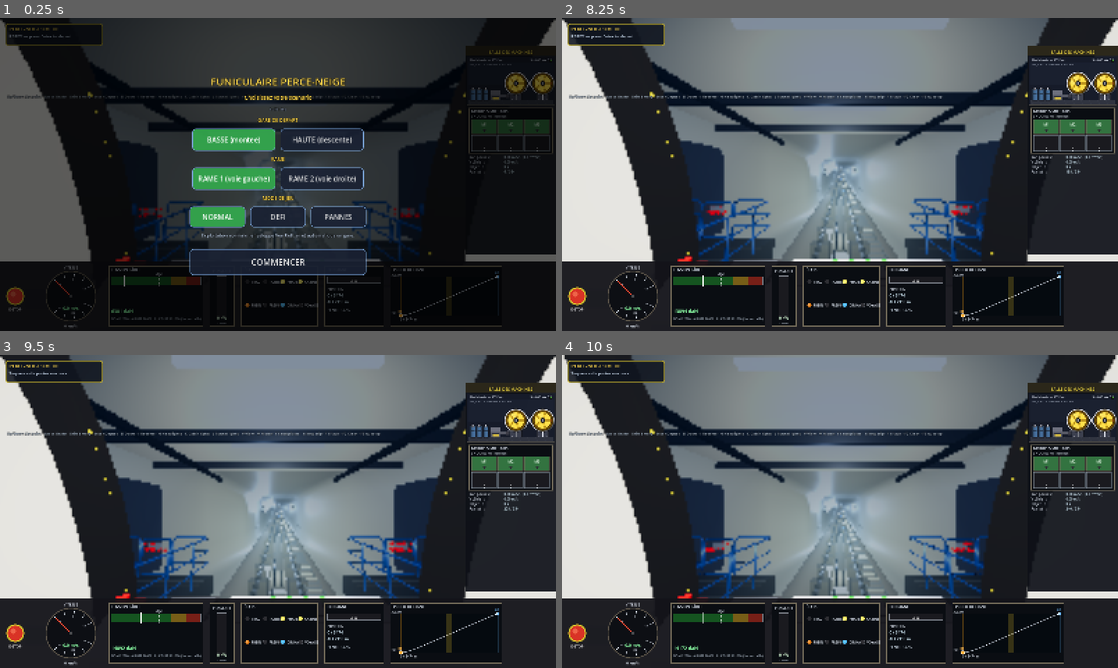
Above: before the commit, frames 1-4 (two rows, left to right).
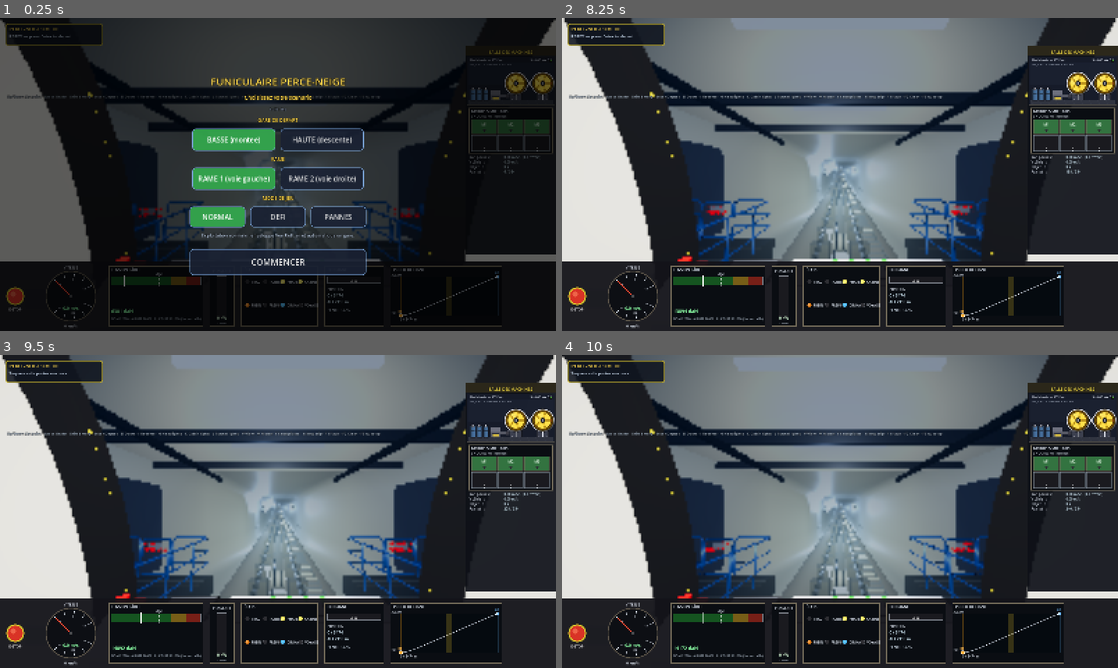
Above: after the commit, the same moments.

Repository: ARP273-ROSE/perce-neige-sim
Game: Godot game, scene res://scenes/main.tscn
Same seed, same stepped clock (60 frames per second), same inputs: the game is played once before the commit and once after it. Sound files missing from this copy of the repository are replaced by a short silence.
Inputs (mouse positions are in pixels of both pictures, inside the frame that each line leads up to):
- Up to frame 1 (0.25 s): no input
- Up to frame 2 (8.25 s): click "NORMAL" at 0.5 s; click "NORMAL" at 1.25 s; click "BASSE (montee)" at 2 s; click "HAUTE (descente)" at 2.75 s; click "RAME 1 (voie gauche)" at 3.5 s; click "RAME 2 (voie droite)" at 4.25 s; click "DEFI" at 5 s; click "NORMAL" at 5.75 s; click "PANNES" at 6.5 s; click "NORMAL" at 7.25 s; click "COMMENCER" at 8 s
- Up to frame 3 (9.5 s): tap Enter (ready_depart) at 8.75 s; move the mouse to (400, 495) at 8.77 s; hold D from 8.78 s (still down); tap Shift (emergency) at 8.85 s; click (400, 495) at 8.92 s
- Up to frame 4 (10 s): release D at 9.5 s; drag from (728, 527) to (812, 574) at 9.52 s

The runs differ from the first frame. In frame 1, less than 0.1% of the frame differs, in the area x 21-50%, y 52-77%; in frame 2, less than 0.1%, in the area x 0-100%, y 0-78%; in frame 3, less than 0.1%; in frame 4, less than 0.1%.

Commit message:
v1.15.68 — courbes, galets et sortie de secours aux positions lues au compteur de la cabine

Diff:
--- a/godot_project/scripts/slope_profile.gd
+++ b/godot_project/scripts/slope_profile.gd
@@ -33,22 +33,24 @@
 # ---------------------------------------------------------------------------
 # Plan horizontal : (distance, bearing degrés — 0 = Nord, 90 = Est)
 # Gares (IGN BD TOPO) : Val Claret 45,45189 °N 6,89898 °E → Grande Motte
-# 45,42352 °N 6,89146 °E (3 029 m). Positions des courbes : vidéo cockpit ;
-# angles et caps : ajustés sur le tracé IGN (audit_physique/trace_ign.sage,
-# 06/10/2026 : écart moyen 2 m, max 11 m, précision IGN 10 m).
+# 45,42352 °N 6,89146 °E (3 029 m). Positions des courbes : premier et
+# dernier galet incliné, relevés au compteur de la cabine par Kevin
+# (06/10/2026 ; s = compteur + 38,56, nez de la rame montante) ; angles et
+# caps : ajustés sur le tracé IGN (audit_physique/trace_ign.sage : écart
+# moyen 2,5 m, max 10 m, précision IGN 10 m).
 # ---------------------------------------------------------------------------
 
 const CURVE_PROFILE: Array = [
-	[0.0,    169.7],   # SSE en sortie Val Claret
-	[1297.0, 169.7],   # rectiligne section basse
-	[1419.0, 177.95],  # courbe 1 milieu — courbure max
-	[1541.0, 186.2],   # fin courbe 1 (16,5° à droite)
-	[1621.26, 186.2],  # entrée boucle croisement (tronçon neutre de 20,26 m inséré avant)
-	[1843.26, 186.2],  # sortie boucle croisement
-	[1924.52, 186.2],  # début courbe 2 (tronçon neutre de 20,26 m inséré avant)
-	[2167.02, 200.35], # courbe 2 milieu — courbure max
-	[2409.52, 214.5],  # fin courbe 2 (28,3° à droite, SO)
-	[3514.52, 214.5],  # rectiligne jusqu'à station haute
+	[0.0,    169.8],   # SSE en sortie Val Claret
+	[1312.56, 169.8],  # début courbe 1 : galet 81, compteur 1 274 m
+	[1430.56, 177.75], # courbe 1 milieu — courbure max
+	[1548.56, 185.7],  # fin courbe 1 : galet 98, compteur 1 510 m (15,9° à droite)
+	[1621.26, 185.7],  # entrée boucle croisement
+	[1843.26, 185.7],  # sortie boucle croisement
+	[1895.56, 185.7],  # début courbe 2 : galet 126, compteur 1 857 m
+	[2142.56, 199.95], # courbe 2 milieu — courbure max
+	[2389.56, 214.2],  # fin courbe 2 : galet 163, compteur 2 351 m (28,5° à droite, SO)
+	[3514.52, 214.2],  # rectiligne jusqu'à station haute
 ]
 
 # ---------------------------------------------------------------------------
@@ -186,8 +188,12 @@
 	return (slope_angle_at(s + ds) - slope_angle_at(s - ds)) / (2.0 * ds)
 
 
+# Cap interpolé LINÉAIREMENT (comme le PC) : courbes en arcs de cercle, à
+# courbure constante du premier au dernier galet incliné. Le lissage par
+# demi-courbe annulait la courbure au début, au milieu et à la fin de chaque
+# courbe : le premier galet incliné (n° 81, n° 126) restait presque droit.
 static func heading_at(s: float) -> float:
-	return interp_smooth(CURVE_PROFILE, s)
+	return interp(CURVE_PROFILE, s)
 
 
 static func curvature_at(s: float) -> float:
--- a/godot_project/scripts/track_builder.gd
+++ b/godot_project/scripts/track_builder.gd
@@ -190,36 +190,72 @@
 		or (s > PNConstants.PASSING_END - ABT_ZONE and s < PNConstants.PASSING_END + 5.0)
 
 
-# Abscisses des galets. Entre le bout du quai aval (n° 1) et le début du
-# quai amont (n° 238) : grille régulière hors aiguillages + stations
-# dessinées des aiguillages, le pas étant choisi pour qu'il y ait EXACTEMENT
-# 238 supports (14,54 m). Aucun en gare aval. En gare amont, les galets non
-# numérotés de l'ancienne grille (le dernier raccorde la salle des
-# machines, MachineRoomBuilder.S_LAST_TUNNEL_ROLLER).
+# Galets REPÈRES relevés par Kevin au compteur de la cabine, dans la vidéo
+# de montée (06/10/2026) : numéro → abscisse du nez de la rame montante
+# (s = compteur + START_S + TRAIN_HALF = compteur + 38,56). Premier et
+# dernier galet incliné de chaque courbe, sortie de secours au n° 145,
+# entrée du quai haut au n° 238. Le pas réel n'est pas régulier : ≈ 13,3 à
+# 13,9 m dans les courbes, 14,6 à 15,9 m en ligne droite.
+const GALETS_REPERES: Array = [
+	[1, SUPPORT_S1], [81, 1312.56], [98, 1548.56], [126, 1895.56],
+	[145, 2150.56], [163, 2389.56], [238, SUPPORT_S_LAST],
+]
+
+
+# Abscisses des galets numérotés 1 à 238 : les repères ci-dessus, les
+# stations dessinées des deux aiguillages (le n° 105 est la première après
+# la fourche aval, le n° 121 la dernière avant la fourche amont — relevé au
+# compteur 1 790 m : 0,2 m d'écart), et entre deux, des galets au pas le plus
+# régulier possible (hors des aiguillages). Aucun en gare aval. En gare
+# amont, les galets non numérotés de l'ancienne grille (le dernier
+# raccorde la salle des machines, MachineRoomBuilder.S_LAST_TUNNEL_ROLLER).
 func _station_list() -> Array:
 	var out: Array = []
-	var span: float = SUPPORT_S_LAST - SUPPORT_S1
-	var grid: Array = []
-	var best_dp: float = INF
-	for g in range(SUPPORT_N - 40, SUPPORT_N + 10):
-		var sp: float = span / float(g - 1)
-		var pts: Array = []
-		for i in range(g):
-			var s: float = SUPPORT_S1 + float(i) * sp
-			if not _in_abt_zone(s):
-				pts.append(s)
-		if pts.size() + 2 * ABT_STATIONS.size() == SUPPORT_N and absf(sp - guide_spacing) < best_dp:
-			best_dp = absf(sp - guide_spacing)
-			grid = pts
-	for s in grid:
-		out.append({"s": s, "sheave": false})
+	var abt: Array = []
 	for o in ABT_STATIONS:
 		var sh: bool = ABT_SHEAVE_STATIONS.has(o)
-		out.append({"s": PNConstants.PASSING_START + o, "sheave": sh})
-		out.append({"s": PNConstants.PASSING_END - o, "sheave": sh})
+		abt.append({"s": PNConstants.PASSING_START + o, "sheave": sh})
+		abt.append({"s": PNConstants.PASSING_END - o, "sheave": sh})
+	abt.sort_custom(func(a: Dictionary, b: Dictionary) -> bool: return a.s < b.s)
+	for i in range(GALETS_REPERES.size()):
+		var n_a: int = GALETS_REPERES[i][0]
+		var s_a: float = GALETS_REPERES[i][1]
+		out.append({"s": s_a, "sheave": false})
+		if i == GALETS_REPERES.size() - 1:
+			break
+		var n_b: int = GALETS_REPERES[i + 1][0]
+		var s_b: float = GALETS_REPERES[i + 1][1]
+		# points fixes de l'intervalle : les deux repères et les stations
+		# d'aiguillage qui s'y trouvent
+		var fixes: Array = [s_a]
+		for st in abt:
+			if st.s > s_a and st.s < s_b:
+				fixes.append(st.s)
+				out.append(st)
+		fixes.append(s_b)
+		var k: int = n_b - n_a - 1 - (fixes.size() - 2)
+		# intervalles libres (pas ceux internes à un aiguillage), garnis un
+		# galet à la fois là où l'écart est le plus grand
+		var gaps: Array = []
+		for j in range(fixes.size() - 1):
+			if not _in_abt_zone((fixes[j] + fixes[j + 1]) * 0.5):
+				gaps.append([fixes[j], fixes[j + 1], 0])
+		for _q in range(k):
+			var best: int = 0
+			for j in range(gaps.size()):
+				if (gaps[j][1] - gaps[j][0]) / float(gaps[j][2] + 1) \
+						> (gaps[best][1] - gaps[best][0]) / float(gaps[best][2] + 1):
+					best = j
+			gaps[best][2] += 1
+		for g in gaps:
+			for m in range(1, g[2] + 1):
+				out.append({"s": lerpf(g[0], g[1], float(m) / float(g[2] + 1)), "sheave": false})
 	out.sort_custom(func(a: Dictionary, b: Dictionary) -> bool: return a.s < b.s)
 	for i in range(out.size()):
 		out[i]["num"] = i + 1
+	for r in GALETS_REPERES:
+		if absf(float(out[int(r[0]) - 1].s) - float(r[1])) > 0.01:
+			push_error("galet repère n° %d attendu à %.2f, posé à %.2f" % [r[0], r[1], out[int(r[0]) - 1].s])
 	# gare amont : galets non numérotés, au pas de l'ancienne grille, comptés
 	# depuis le dernier galet du tunnel qui raccorde la salle des machines
 	# (à LENGTH + S_LAST_TUNNEL_ROLLER, entre deux traverses) — une grille
--- a/godot_project/scripts/tunnel_builder.gd
+++ b/godot_project/scripts/tunnel_builder.gd
@@ -163,9 +163,127 @@
 	# toutes les frames intérieures du vrai funiculaire). 2 câbles
 	# parallèles, fixés à mi-hauteur, fins (~25 mm) et noirs.
 	_build_wall_cables()
+	_build_sortie_secours()
 
 	if show_debug_path:
 		_draw_debug_path()
+
+
+# Sortie de secours (fait de Kevin, 06/10/2026, vidéo de montée :
+# « l'unique sortie de secours est sur la droite dans le sens montée, au
+# niveau du galet 145, à 2 112 m » au compteur, soit s = 2 112 + 38,56).
+# Porte métallique posée dans la paroi (le gabarit de la rame ne laisse que
+# ~15 cm : rien ne dépasse), cadre clair, barre anti-panique, panneau vert
+# « SORTIE DE SECOURS » éclairé au-dessus.
+const SORTIE_SECOURS_S: float = 2112.0 + 38.56
+
+
+func _build_sortie_secours() -> void:
+	var s_c: float = SORTIE_SECOURS_S
+	var larg: float = 0.95
+	var blend: float = _horseshoe_blend_at(s_c)
+	var dims: Vector2 = _horseshoe_dims_at(s_c)
+	# point de la paroi droite (x > 0) à la hauteur y, sur le POLYGONE du
+	# maillage du tunnel (ring_segments côtés : la corde passe jusqu'à 2,4 cm
+	# à l'intérieur du cercle), légèrement en retrait vers l'axe
+	var paroi := func(y: float, retrait: float) -> Vector2:
+		for k in range(ring_segments):
+			var a: Vector2 = _profile_xy(k, ring_segments, _radius_at(s_c), blend, dims.x, dims.y)
+			var b: Vector2 = _profile_xy(k + 1, ring_segments, _radius_at(s_c), blend, dims.x, dims.y)
+			if a.x > 0.0 and b.x > 0.0 and (y - a.y) * (y - b.y) <= 0.0 and absf(b.y - a.y) > 1e-6:
+				var q: Vector2 = a.lerp(b, (y - a.y) / (b.y - a.y))
+				return q * (1.0 - retrait / q.length())
+		return Vector2(1.5, y)
+	var mat_porte: StandardMaterial3D = StandardMaterial3D.new()
+	mat_porte.albedo_color = Color(0.30, 0.40, 0.36)
+	mat_porte.roughness = 0.55
+	mat_porte.metallic = 0.4
+	mat_porte.cull_mode = BaseMaterial3D.CULL_DISABLED
+	var mat_cadre: StandardMaterial3D = StandardMaterial3D.new()
+	mat_cadre.albedo_color = Color(0.80, 0.80, 0.78)
+	mat_cadre.roughness = 0.5
+	mat_cadre.cull_mode = BaseMaterial3D.CULL_DISABLED
+	var y0: float = -1.20
+	var y1: float = 0.82
+	var n_y: int = 12
+	var st: SurfaceTool = SurfaceTool.new()
+	st.begin(Mesh.PRIMITIVE_TRIANGLES)
+	var st_c: SurfaceTool = SurfaceTool.new()
+	st_c.begin(Mesh.PRIMITIVE_TRIANGLES)
+	var xf_a: Transform3D = transform_at(s_c - larg * 0.5)
+	var xf_b: Transform3D = transform_at(s_c + larg * 0.5)
+	var pt := func(xf: Transform3D, q: Vector2) -> Vector3:
+		return xf.origin + xf.basis.x * q.x + xf.basis.y * q.y
+	var bande := func(stt: SurfaceTool, xa: Transform3D, xb: Transform3D, ya: float, yb: float, retrait: float) -> void:
+		for i in range(n_y):
+			var qa: Vector2 = paroi.call(lerpf(ya, yb, float(i) / n_y), retrait)
+			var qb: Vector2 = paroi.call(lerpf(ya, yb, float(i + 1) / n_y), retrait)
+			stt.add_vertex(pt.call(xa, qa))
+			stt.add_vertex(pt.call(xb, qa))
+			stt.add_vertex(pt.call(xb, qb))
+			stt.add_vertex(pt.call(xa, qa))
+			stt.add_vertex(pt.call(xb, qb))
+			stt.add_vertex(pt.call(xa, qb))
+	# vantail
+	bande.call(st, xf_a, xf_b, y0, y1, 0.015)
+	# cadre : montants (bandes de 8 cm le long de s) et linteau
+	var c8: float = 0.08
+	bande.call(st_c, transform_at(s_c - larg * 0.5 - c8), xf_a, y0, y1 + c8, 0.02)
+	bande.call(st_c, xf_b, transform_at(s_c + larg * 0.5 + c8), y0, y1 + c8, 0.02)
+	bande.call(st_c, xf_a, xf_b, y1, y1 + c8, 0.02)
+	# barre anti-panique, à 1 m du sol de la porte
+	var xf_m: Transform3D = transform_at(s_c)
+	var qh: Vector2 = paroi.call(y0 + 1.0, 0.05)
+	var barre: MeshInstance3D = MeshInstance3D.new()
+	var bm: BoxMesh = BoxMesh.new()
+	bm.size = Vector3(0.05, 0.05, larg * 0.75)
+	bm.material = mat_cadre
+	barre.mesh = bm
+	barre.transform = Transform3D(xf_m.basis, pt.call(xf_m, qh))
+	add_child(barre)
+	for pair in [[st, mat_porte, "SortieSecours"], [st_c, mat_cadre, "SortieSecoursCadre"]]:
+		var stt: SurfaceTool = pair[0]
+		stt.set_material(pair[1])
+		stt.generate_normals()
+		var mi: MeshInstance3D = MeshInstance3D.new()
+		mi.name = pair[2]
+		mi.mesh = stt.commit()
+		mi.cast_shadow = GeometryInstance3D.SHADOW_CASTING_SETTING_OFF
+		add_child(mi)
+	# panneau vert éclairé au-dessus, plaqué contre la paroi, face à l'axe
+	var qs: Vector2 = paroi.call(y1 + 0.32, 0.05)
+	var normale: Vector3 = -(xf_m.basis.x * qs.x + xf_m.basis.y * qs.y).normalized()
+	var avant: Vector3 = -xf_m.basis.z
+	var haut: Vector3 = avant.cross(normale).normalized()
+	if haut.dot(xf_m.basis.y) < 0.0:
+		haut = -haut
+	# repère direct : x vers l'aval (le texte se lit de gauche à droite pour
+	# qui regarde la paroi droite depuis la voie), y le long de la paroi,
+	# z vers l'axe du tunnel
+	var b_p: Basis = Basis(-avant, haut, normale)
+	var vert: StandardMaterial3D = StandardMaterial3D.new()
+	vert.albedo_color = Color(0.0, 0.42, 0.17)
+	vert.emission_enabled = true
+	vert.emission = Color(0.0, 0.45, 0.18)
+	vert.emission_energy_multiplier = 1.2
+	var panneau: MeshInstance3D = MeshInstance3D.new()
+	var pm: BoxMesh = BoxMesh.new()
+	pm.size = Vector3(1.05, 0.22, 0.04)
+	pm.material = vert
+	panneau.mesh = pm
+	panneau.name = "SortieSecoursPanneau"
+	panneau.transform = Transform3D(b_p, pt.call(xf_m, qs))
+	add_child(panneau)
+	var txt: Label3D = Label3D.new()
+	txt.text = "SORTIE DE SECOURS"
+	txt.font_size = 40
+	txt.pixel_size = 0.0021
+	txt.modulate = Color(1, 1, 1)
+	txt.outline_size = 0
+	txt.shaded = false
+	txt.visibility_range_end = 150.0
+	txt.transform = Transform3D(b_p, pt.call(xf_m, qs) + normale * 0.025)
+	add_child(txt)
 
 
 # Câbles électriques posés sur le flanc gauche du tunnel.
--- a/godot_project/shot_arrivee.gd
+++ b/godot_project/shot_arrivee.gd
@@ -11,6 +11,7 @@
 var _cache: String = ""          # nom (méta) des pièces de la salle des machines à masquer
 var _sans_vol: bool = false      # sans brouillard volumétrique
 var _cam: PackedFloat32Array = []  # caméra libre dans le repère de la salle des machines : s', x, y, cap°, site°, fov
+var _camt: PackedFloat32Array = [] # caméra libre dans le repère du tunnel : s, x, y, cap°, site°, fov
 
 
 func _initialize() -> void:
@@ -23,6 +24,9 @@
 			_cache = a.substr(6)
 		elif a == "sans_vol":
 			_sans_vol = true
+		elif a.begins_with("camt="):
+			for v in a.substr(5).split(","):
+				_camt.append(float(v))
 		elif a.begins_with("cam="):
 			for v in a.substr(4).split(","):
 				_cam.append(float(v))
@@ -53,6 +57,19 @@
 			var ext = _main.get("machine_room").get_node_or_null("Exterieur/" + _cache)
 			if ext != null:
 				ext.visible = false
+		if _camt.size() >= 6:
+			var tun = _main.get("tunnel")
+			var xt: Transform3D = tun.transform_at(_camt[0])
+			var ct := Camera3D.new()
+			ct.fov = _camt[5]
+			ct.near = 0.05
+			get_root().add_child(ct)
+			var pt: Vector3 = xt.origin + xt.basis.x * _camt[1] + xt.basis.y * _camt[2]
+			var cp: float = deg_to_rad(_camt[3])
+			var sp: float = deg_to_rad(_camt[4])
+			var dt: Vector3 = (-xt.basis.z * cos(cp) + xt.basis.x * sin(cp)) * cos(sp) + xt.basis.y * sin(sp)
+			ct.look_at_from_position(pt, pt + dt, xt.basis.y)
+			ct.current = true
 		if _cam.size() >= 6:
 			var mr = _main.get("machine_room")
 			var c := Camera3D.new()
Binary file changed: godot_project/textures/panorama_glacier.png
Not shown, changed: CHANGELOG.md
Not shown, changed: SOURCES.md
Not shown, changed: VERSION
Not shown, changed: audit_physique/trace_ign.sage
Not shown, changed: audit_physique/trace_ign.txt
Not shown, changed: perce_neige_sim.py
Not shown, changed: tools_panorama.py
